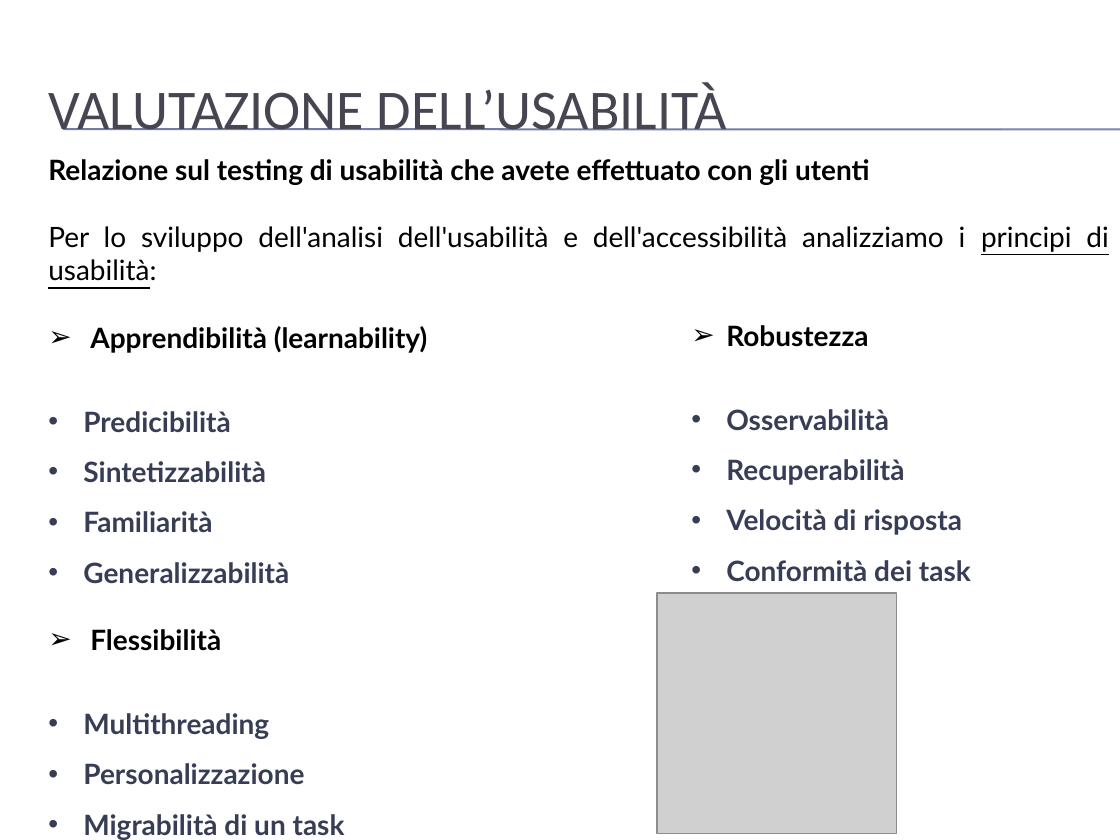
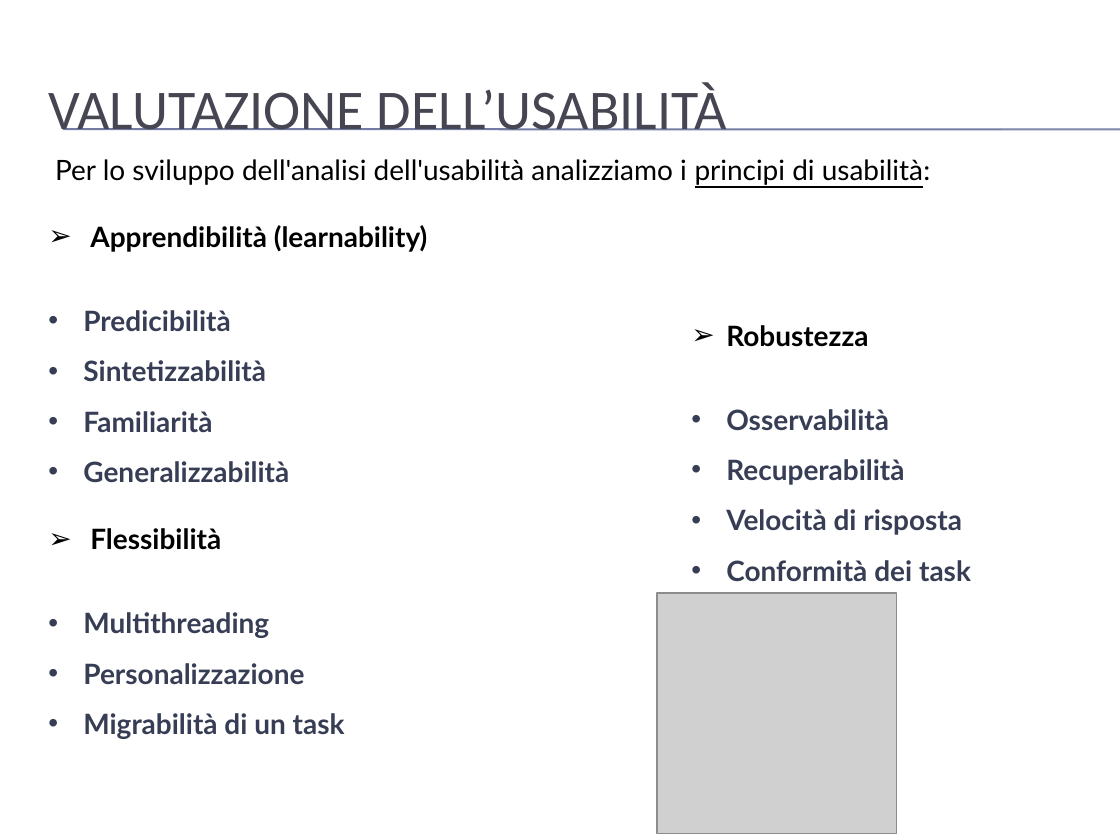
Before and after one commit to mario-santoro/Bullyingless, a slide deck: slide 15 of Assignment n.4/presentazione.pptx. Drawn at 1120x840 pixels with LibreOffice and Linux fonts; fonts in the diff are those of the drawing; grey boxes stand for pictures; background and template pictures are left out. Boxes give left, top, right and bottom in pixels: in the first picture for what was removed or moved away, otherwise in the second. Text is boxed around its words. In the diff, an @@ line names an element or a change of style, - is before the commit and + after.

```diff
--- a/Assignment n.4/presentazione.pptx
+++ b/Assignment n.4/presentazione.pptx
@@ text at [55, 159, 931, 185]: text changed @@
-Relazione sul testing di usabilità che avete effettuato con gli utenti
-Per lo sviluppo dell'analisi dell'usabilità e dell'accessibilità analizziamo i principi di usabilità:
+Per lo sviluppo dell'analisi dell'usabilità analizziamo i principi di usabilità:
```
Also in this commit, not shown: 13 other slides changed, 1 slide removed.
